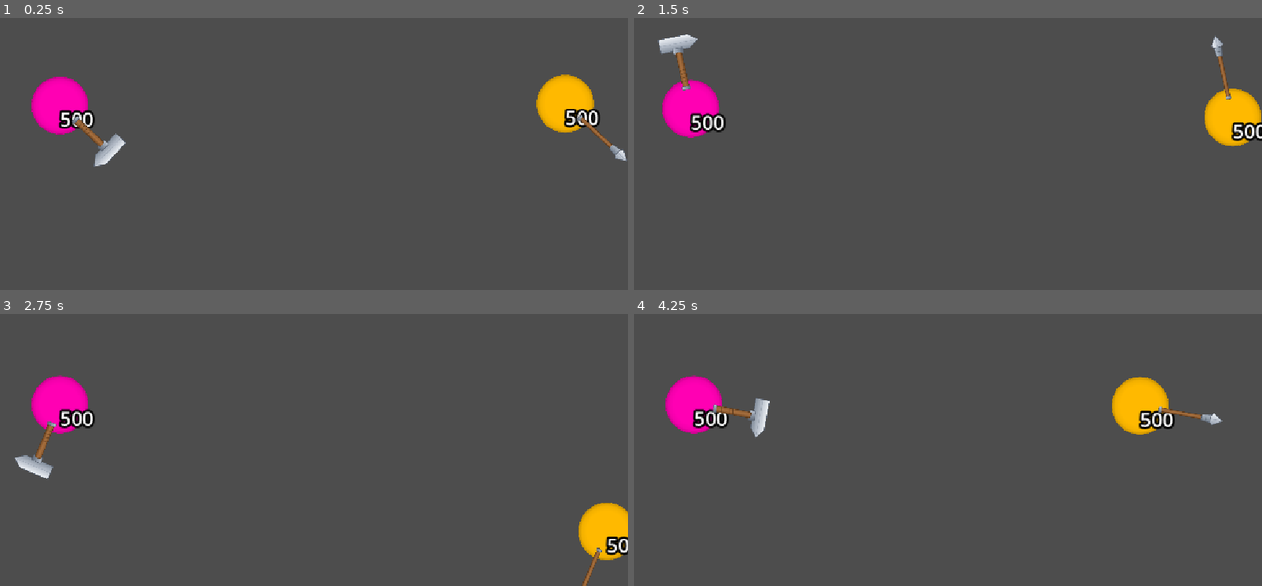
Above: before the commit, frames 1-4 (two rows, left to right).
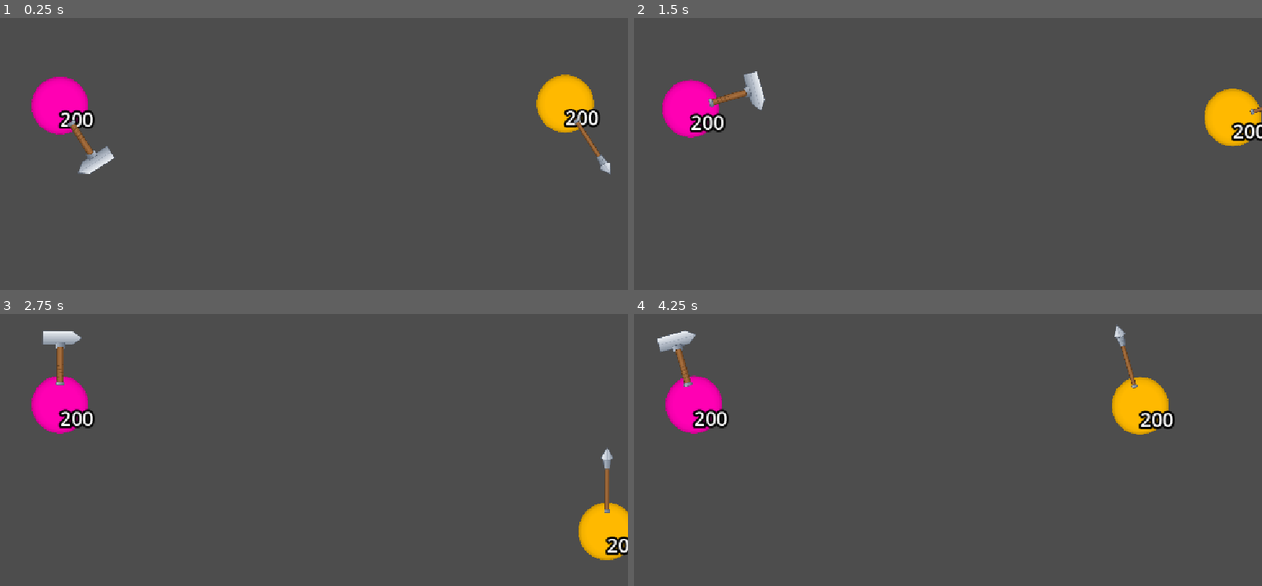
Above: after the commit, the same moments.

Repository: LenaldoSouza/BallSmash
Game: Godot game, scene res://teste.tscn
Same seed, same stepped clock (60 frames per second), same inputs: the game is played once before the commit and once after it.
Inputs:
- Up to frame 1 (0.25 s): no input
- Up to frame 2 (1.5 s): hold Right (ui_right) 0.53-1.28 s; tap S (p2_down) at 0.6 s; hold Down (ui_down) from 1.28 s (still down); tap A (p2_left) at 1.35 s
- Up to frame 3 (2.75 s): release Down (ui_down) at 2.03 s; hold Right (ui_right) from 2.03 s (still down); tap D (p2_right) at 2.1 s
- Up to frame 4 (4.25 s): release Right (ui_right) at 2.78 s; hold Up (ui_up) 2.78-3.53 s; tap W (p2_up) at 2.85 s; hold Left (ui_left) from 3.53 s (still down); tap S (p2_down) at 3.6 s

The runs differ from the first frame. In frame 1, 1.2% of the frame differs, in the area x 9-100%, y 33-58%; in frame 2, 1.3%; in frame 3, 1.4%; in frame 4, 1.5%, in the area x 3-94%, y 4-46%.

Commit message:
buff Hammer --- Knockback added

Diff:
--- a/char.gd
+++ b/char.gd
@@ -5,7 +5,7 @@
 const FRICTION = 2000.0
 const BOUNCE_FORCE = 1
 const BALL_RADIUS = 32.0
-const MAX_HEALTH = 500
+const MAX_HEALTH = 200
 
 static var used_hues: Array[float] = []
 const MIN_HUE_DISTANCE = 0.15
--- a/hammer.gd
+++ b/hammer.gd
@@ -2,7 +2,7 @@
 
 var damage_cap: float = 5.0
 const CAP_INCREASE = 2.0
-const KNOCKBACK_MULTIPLIER = 20.0
+const KNOCKBACK_MULTIPLIER = 400.0
 
 
 func _apply_damage(body: Node2D) -> void:
--- a/lance.gd
+++ b/lance.gd
@@ -4,4 +4,5 @@
 
 
 func _on_hit(_body: Node2D) -> void:
+	damage += 1
 	position.x += STRETCH_AMOUNT
--- a/player_2.gd
+++ b/player_2.gd
@@ -5,7 +5,7 @@
 const FRICTION = 2000.0
 const BOUNCE_FORCE = 1
 const BALL_RADIUS = 32.0
-const MAX_HEALTH = 500
+const MAX_HEALTH = 200
 
 static var used_hues: Array[float] = []
 const MIN_HUE_DISTANCE = 0.15
@@ -82,17 +82,49 @@
 
 func _bounce_off_screen_edges() -> void:
 	var screen_size := get_viewport_rect().size
+	var bounced := false
 
 	if global_position.x < BALL_RADIUS:
 		global_position.x = BALL_RADIUS
 		velocity.x = abs(velocity.x) * BOUNCE_FORCE
+		bounced = true
 	elif global_position.x > screen_size.x - BALL_RADIUS:
 		global_position.x = screen_size.x - BALL_RADIUS
 		velocity.x = -abs(velocity.x) * BOUNCE_FORCE
+		bounced = true
 
 	if global_position.y < BALL_RADIUS:
 		global_position.y = BALL_RADIUS
 		velocity.y = abs(velocity.y) * BOUNCE_FORCE
+		bounced = true
 	elif global_position.y > screen_size.y - BALL_RADIUS:
 		global_position.y = screen_size.y - BALL_RADIUS
 		velocity.y = -abs(velocity.y) * BOUNCE_FORCE
+		bounced = true
+
+	if bounced and is_knocked_back:
+		take_damage(1)
+
+var poison_stacks: int = 0
+const POISON_TICK_INTERVAL = 1.0
+
+
+func apply_poison(amount: int) -> void:
+	poison_stacks += amount
+
+
+func _poison_tick_loop() -> void:
+	while health > 0:
+		await get_tree().create_timer(POISON_TICK_INTERVAL).timeout
+		if poison_stacks > 0:
+			take_damage(poison_stacks)
+
+var is_knocked_back: bool = false
+const KNOCKBACK_DURATION = 4
+
+
+func apply_knockback(direction: Vector2, force: float) -> void:
+	velocity += direction.normalized() * force
+	is_knocked_back = true
+	await get_tree().create_timer(KNOCKBACK_DURATION).timeout
+	is_knocked_back = false
--- a/sword.gd
+++ b/sword.gd
@@ -1,4 +1,4 @@
 extends Weapon
 
 func _on_hit(_body: Node2D) -> void:
-	damage *= 2
+	damage *= 1.5
--- a/weaponbase.gd
+++ b/weaponbase.gd
@@ -1,7 +1,7 @@
 class_name Weapon
 extends Area2D
 
-@export var damage: int = 1
+@export var damage: float = 1
 var owner_ball: CharacterBody2D = null
 
 
--- a/weaponholder.gd
+++ b/weaponholder.gd
@@ -4,7 +4,7 @@
 var owner_ball: CharacterBody2D = null
 
 const ORBIT_RADIUS = 45.0
-var rotation_speed: float = 3.0
+var rotation_speed: float = 4.0
 
 const WEAPON_SCENES: Array[PackedScene] = [
 	preload("res://armasOBJ/dagger.tscn"),
